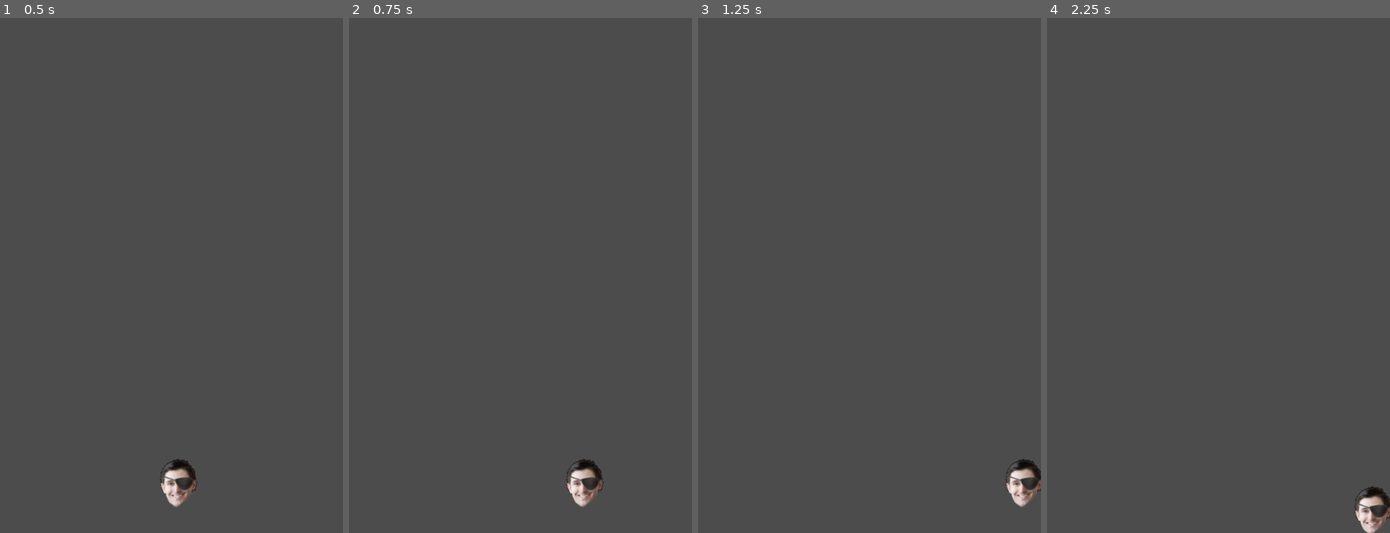
Above: before the commit, frames 1-4 (left to right).
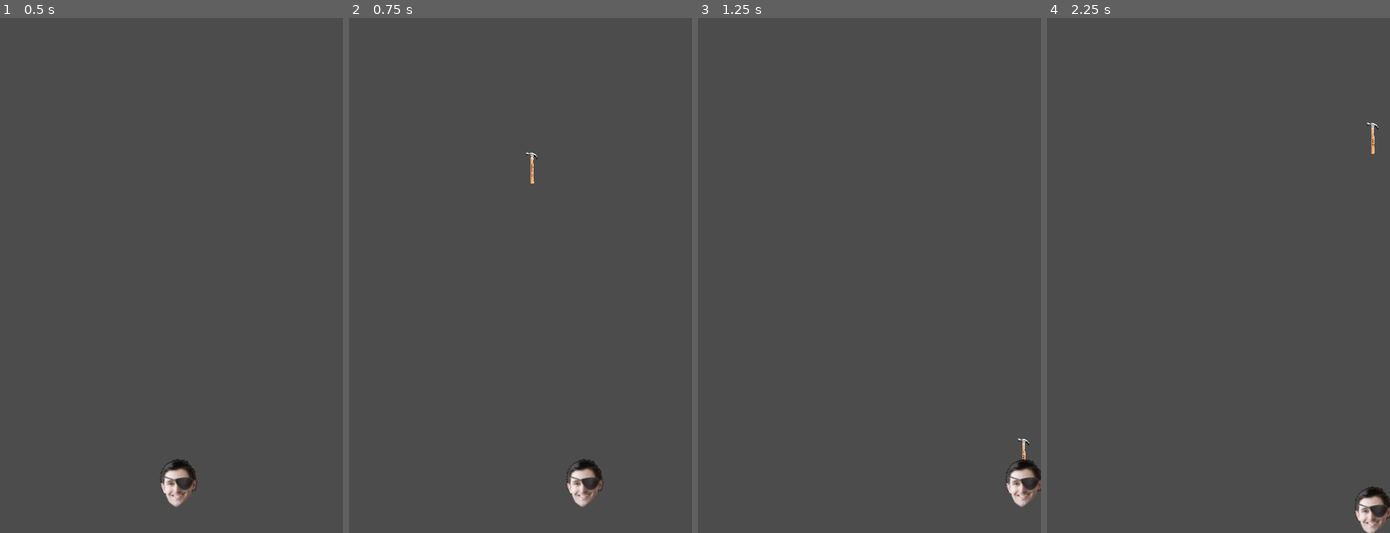
Above: after the commit, the same moments.

Repository: TheMinesAreShakin/AT-HOK
Game: Godot game, scene res://src/levels/Level01.tscn
Same seed, same stepped clock (60 frames per second), same inputs: the game is played once before the commit and once after it.
Inputs:
- Up to frame 1 (0.5 s): no input
- Up to frame 2 (0.75 s): tap Enter at 0.5 s; hold D (MoveRight) from 0.53 s (still down); hold Space (Shoot) from 0.53 s (still down)
- Up to frame 3 (1.25 s): keep holding D (MoveRight); keep holding Space (Shoot)
- Up to frame 4 (2.25 s): release D (MoveRight) at 1.28 s; release Space (Shoot) at 1.28 s; hold S (MoveDown) 1.28-2.03 s; tap Space (Shoot) at 1.35, 2 s; hold D (MoveRight) from 2.03 s (still down); hold Space (Shoot) from 2.03 s (still down)

Frame 1 is identical in both runs. In frame 2, less than 0.1% of the frame differs, in the area x 51-56%, y 26-33%; in frame 3, less than 0.1%; in frame 4, less than 0.1%.

Commit message:
player shooting

Diff:
--- a/project.godot
+++ b/project.godot
@@ -21,6 +21,10 @@
 window/handheld/orientation="portrait"
 window/stretch/mode="2d"
 window/stretch/aspect="keep"
+
+[global]
+
+layer=false
 
 [input]
 
@@ -56,6 +60,12 @@
  ]
 }
 
+[layer_names]
+
+2d_physics/layer_1="player"
+2d_physics/layer_2="hammers"
+2d_physics/layer_3="enemies"
+
 [physics]
 
 common/enable_pause_aware_picking=true
--- a/src/entities/Player.gd
+++ b/src/entities/Player.gd
@@ -14,6 +14,13 @@
 var player_lower_limit: Vector2 = Vector2.ZERO + player_buffer
 var player_upper_limit: Vector2 = window_size - player_buffer
 
+# preload hammmer scene
+var hammer_scene: PackedScene = preload("res://src/objects/Hammer.tscn")
+
+# shot delay vars
+onready var timer: Node = $Timer
+export var shot_delay: float = 0.33
+
 func _process(delta: float) -> void:
 	# get player movement direction and set velocity
 	direction = get_input_direction()
@@ -22,9 +29,12 @@
 	# move player, this func takes care of delta for me
 	velocity = move_and_slide(velocity)
 
-	# clamp player position
-	$".".position.x = clamp($".".position.x, player_lower_limit.x, player_upper_limit.x)
-	$".".position.y = clamp($".".position.y, player_lower_limit.y, player_upper_limit.y)
+	# clamp player global_position
+	$".".global_position.x = clamp($".".global_position.x, player_lower_limit.x, player_upper_limit.x)
+	$".".global_position.y = clamp($".".global_position.y, player_lower_limit.y, player_upper_limit.y)
+
+	# check shooting
+	shoot()
 
 
 func get_input_direction() -> Vector2:
@@ -32,4 +42,23 @@
 	return Vector2(
 		Input.get_action_strength("MoveRight") - Input.get_action_strength("MoveLeft"),
 		Input.get_action_strength("MoveDown") - Input.get_action_strength("MoveUp")
-	)
+	).normalized()
+
+
+func shoot() -> void:
+	# if strength is 1 then shoot
+	if Input.get_action_strength("Shoot") and timer.is_stopped():
+		# start timer
+		timer.start(shot_delay)
+
+		# adds an instance of hammer as a child of the level scene
+		var new_hammer: Node = hammer_scene.instance()
+		# set hammer global position to global position of player
+		# offset is not needed because hammer is on a layer that player is not masking
+		new_hammer.global_position = $".".global_position
+
+		#make hammer sprites render behind player (z_index default is 0)
+		new_hammer.z_index = -1
+
+		# add hammer as child of level
+		get_parent().add_child(new_hammer)
--- a/src/entities/Player.tscn
+++ b/src/entities/Player.tscn
@@ -1,18 +1,22 @@
 [gd_scene load_steps=4 format=2]
 
 [ext_resource path="res://assets/tommyboy.png" type="Texture" id=1]
-[ext_resource path="res://src/entities/Player.gd" type="Script" id=2]
+[ext_resource path="res://src/entities/player.gd" type="Script" id=2]
 
 [sub_resource type="CapsuleShape2D" id=1]
 radius = 27.0
 
 [node name="Player" type="KinematicBody2D"]
+collision_mask = 4
 script = ExtResource( 2 )
 
-[node name="Tommyboy" type="Sprite" parent="."]
+[node name="Sprite" type="Sprite" parent="."]
 scale = Vector2( 1.5, 1.5 )
 texture = ExtResource( 1 )
 
 [node name="CollisionShape2D" type="CollisionShape2D" parent="."]
 position = Vector2( -1, -3 )
 shape = SubResource( 1 )
+
+[node name="Timer" type="Timer" parent="."]
+one_shot = true
--- a/src/levels/Level01.tscn
+++ b/src/levels/Level01.tscn
@@ -6,3 +6,5 @@
 
 [node name="Player" parent="." instance=ExtResource( 1 )]
 position = Vector2( 312, 812 )
+
+[node name="CanvasLayer" type="CanvasLayer" parent="."]
--- /dev/null
+++ b/src/objects/Hammer.tscn
@@ -0,0 +1,22 @@
+[gd_scene load_steps=4 format=2]
+
+[ext_resource path="res://assets/KNOWLEDGE_HAMMER.png" type="Texture" id=1]
+[ext_resource path="res://src/objects/hammer.gd" type="Script" id=2]
+
+[sub_resource type="RectangleShape2D" id=1]
+extents = Vector2( 10.8684, 2.57105 )
+
+[node name="Hammer" type="KinematicBody2D"]
+collision_layer = 2
+collision_mask = 4
+script = ExtResource( 2 )
+
+[node name="CollisionShape2D" type="CollisionShape2D" parent="."]
+position = Vector2( 0.150117, -23.3625 )
+rotation = 0.289408
+shape = SubResource( 1 )
+
+[node name="Sprite" type="Sprite" parent="."]
+rotation = 1.5708
+scale = Vector2( 0.075, 0.075 )
+texture = ExtResource( 1 )
--- /dev/null
+++ b/src/objects/hammer.gd
@@ -0,0 +1,7 @@
+extends KinematicBody2D
+
+var veloctiy: int = 3000
+
+
+func _process(delta: float) -> void:
+	$".".position.y -= veloctiy * delta
Binary file added: assets/KNOWLEDGE_HAMMER.png
Not shown, added: assets/KNOWLEDGE_HAMMER.png.import
Not shown, changed: design.txt
